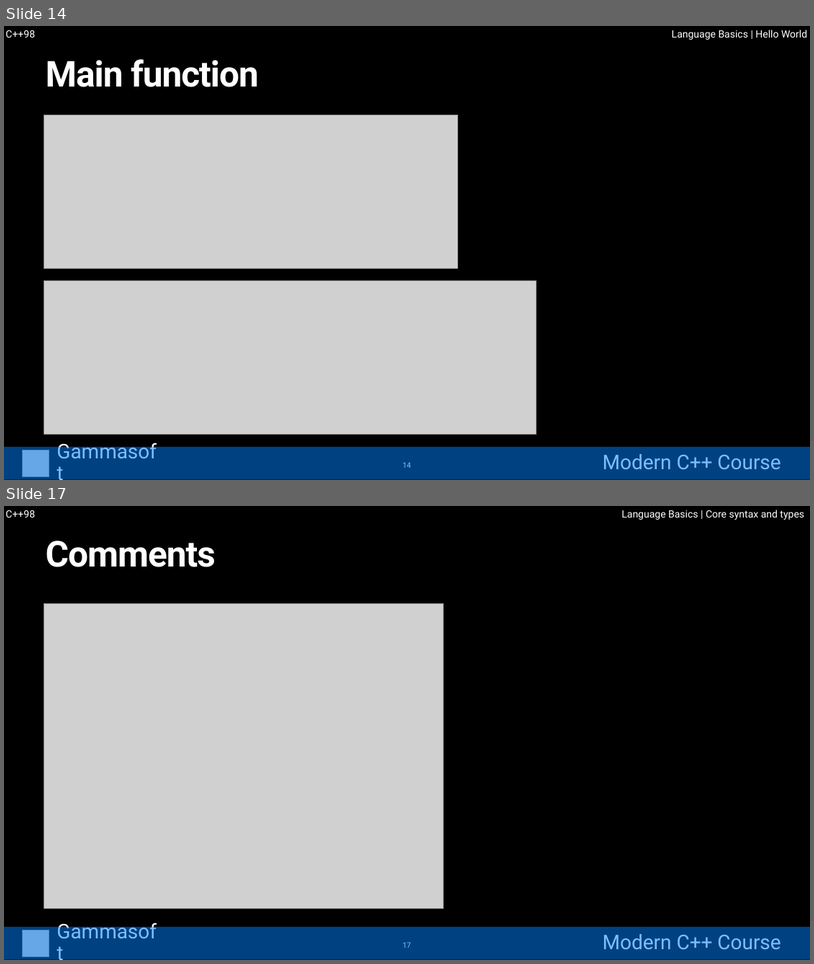
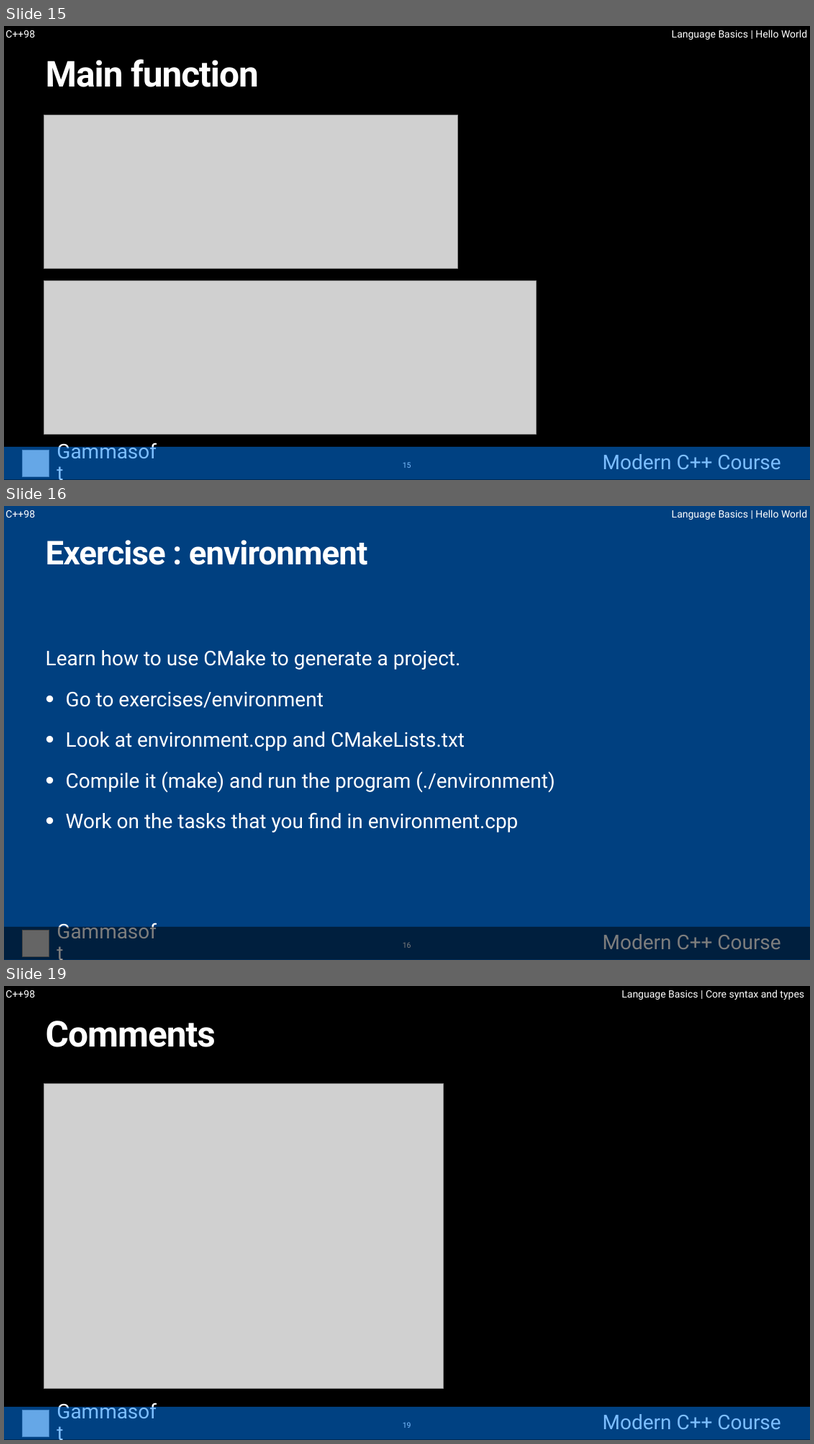
Before and after one commit to gammasoft71/cpp_modern_course, a slide deck: course/powerpoints/02_modern_cpp_course_language_basics.pptx. Shown one above the other, each under a label of ours: slides 14 and 17 before the commit, slides 15, 16 and 19 after it; the slides between them are not shown. The pictures are 814x964 and 814x1444 pixels, drawn with LibreOffice and Linux fonts; fonts in the diff are those of the drawing; grey boxes stand for pictures. Boxes give left, top, right and bottom in pixels: in the first picture for what was removed or moved away, otherwise in the second. Text is boxed around its words. In the diff, an @@ line names an element or a change of style, - is before the commit and + after.

```diff
--- a/course/powerpoints/02_modern_cpp_course_language_basics.pptx
+++ b/course/powerpoints/02_modern_cpp_course_language_basics.pptx
@@ slide 16 added at box(4, 506, 810, 960), background #004080 @@
@@ text added at box(5, 510, 35, 518), 24 pt, text #FFFFFF @@
+C++98
@@ text added at box(672, 510, 808, 520), 24 pt, text #FFFFFF @@
+Language Basics | Hello World
@@ title added at box(46, 540, 368, 565), 78.2 pt, text #FFFFFF, bold @@
+Exercise : environment
@@ text added at box(46, 650, 555, 832), 48 pt, text #FFFFFF @@
+Learn how to use CMake to generate a project.
+• Go to exercises/environment
+• Look at environment.cpp and CMakeLists.txt
+• Compile it (make) and run the program (./environment)
+• Work on the tasks that you find in environment.cpp
@@ group added at box(4, 926, 810, 960): 2 texts, 1 picture, 1 rectangle @@
+Gammasoft
+Modern C++ Course
@@ page number added at box(403, 942, 412, 947), 18 pt, text #FFFFFF @@
+16
@@ what was slide 14 is now slide 15 @@
@@ page number at box(403, 462, 412, 467): text changed @@
-14
+15
@@ what was slide 17 is now slide 19 @@
@@ page number at box(403, 1422, 412, 1427): text changed @@
-17
+19
```
Also in this commit, not shown: 38 slides changed, 37 other slides added, 3 other files.
